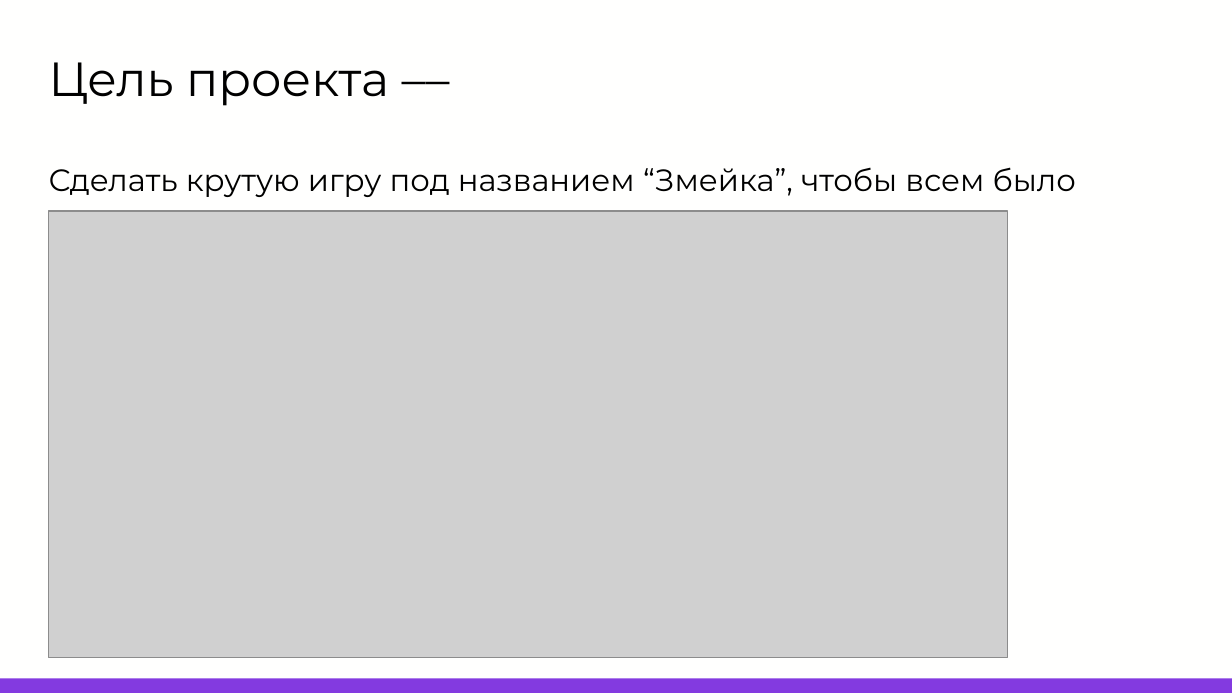
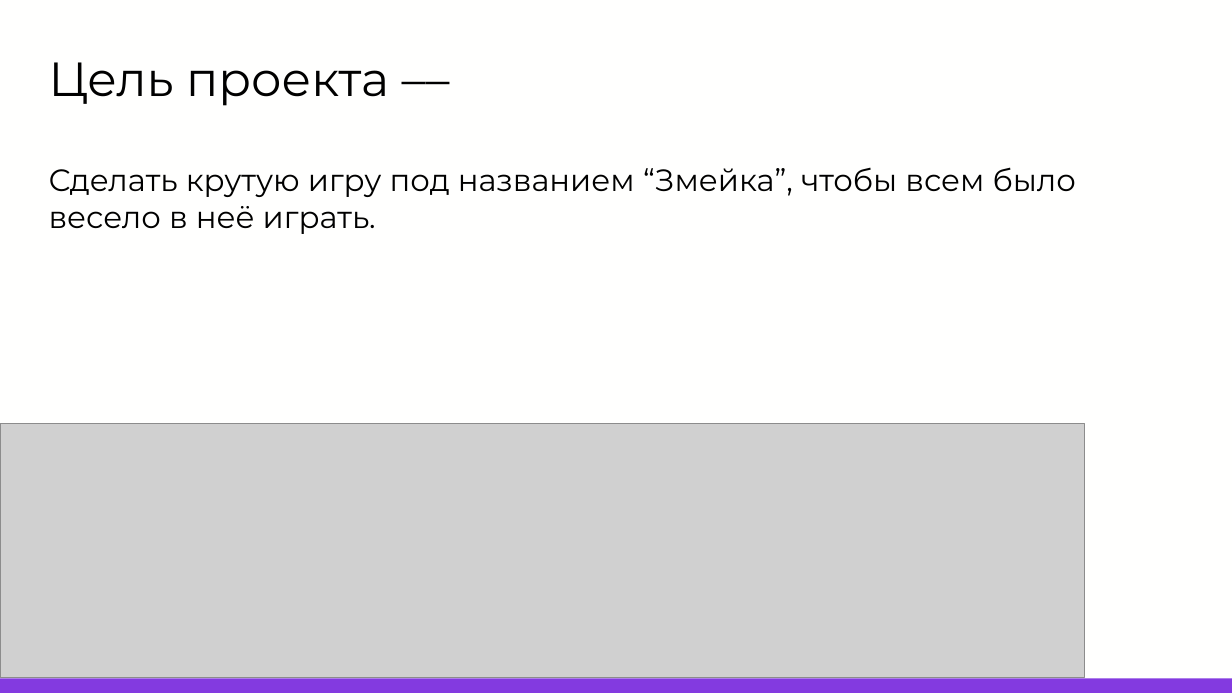
Before and after one commit to kilsythh/zmeika, a slide deck: slide 2 of М7У5. Презентация проекта.pptx. Drawn at 1232x693 pixels with LibreOffice and Linux fonts; fonts in the diff are those of the drawing; grey boxes stand for pictures; background and template pictures are left out. Boxes give left, top, right and bottom in pixels: in the first picture for what was removed or moved away, otherwise in the second. Text is boxed around its words. In the diff, an @@ line names an element or a change of style, - is before the commit and + after.

```diff
--- a/М7У5. Презентация проекта.pptx
+++ b/М7У5. Презентация проекта.pptx
@@ text at (x1=49, y1=167, x2=1076, y2=234): text changed @@
-Сделать крутую игру под названием “Змейка”, чтобы всем было весело.
+Сделать крутую игру под названием “Змейка”, чтобы всем было весело в неё играть.
@@ picture resized from (x1=48, y1=211, x2=1008, y2=657) to (x1=0, y1=424, x2=1085, y2=678) @@
```
Also in this commit, not shown: 3 other slides changed, 2 slides added, 2 slides removed.
